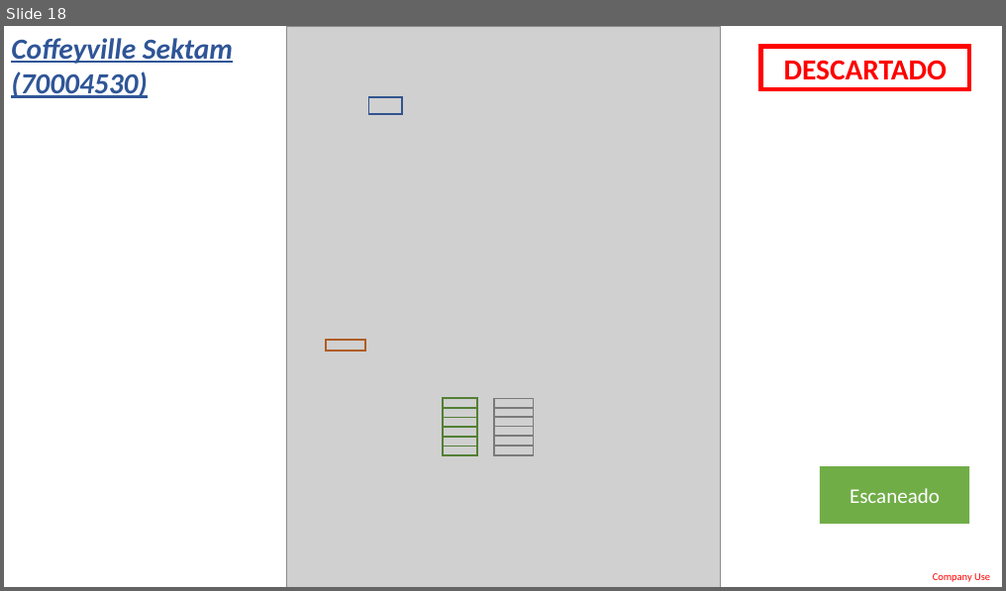
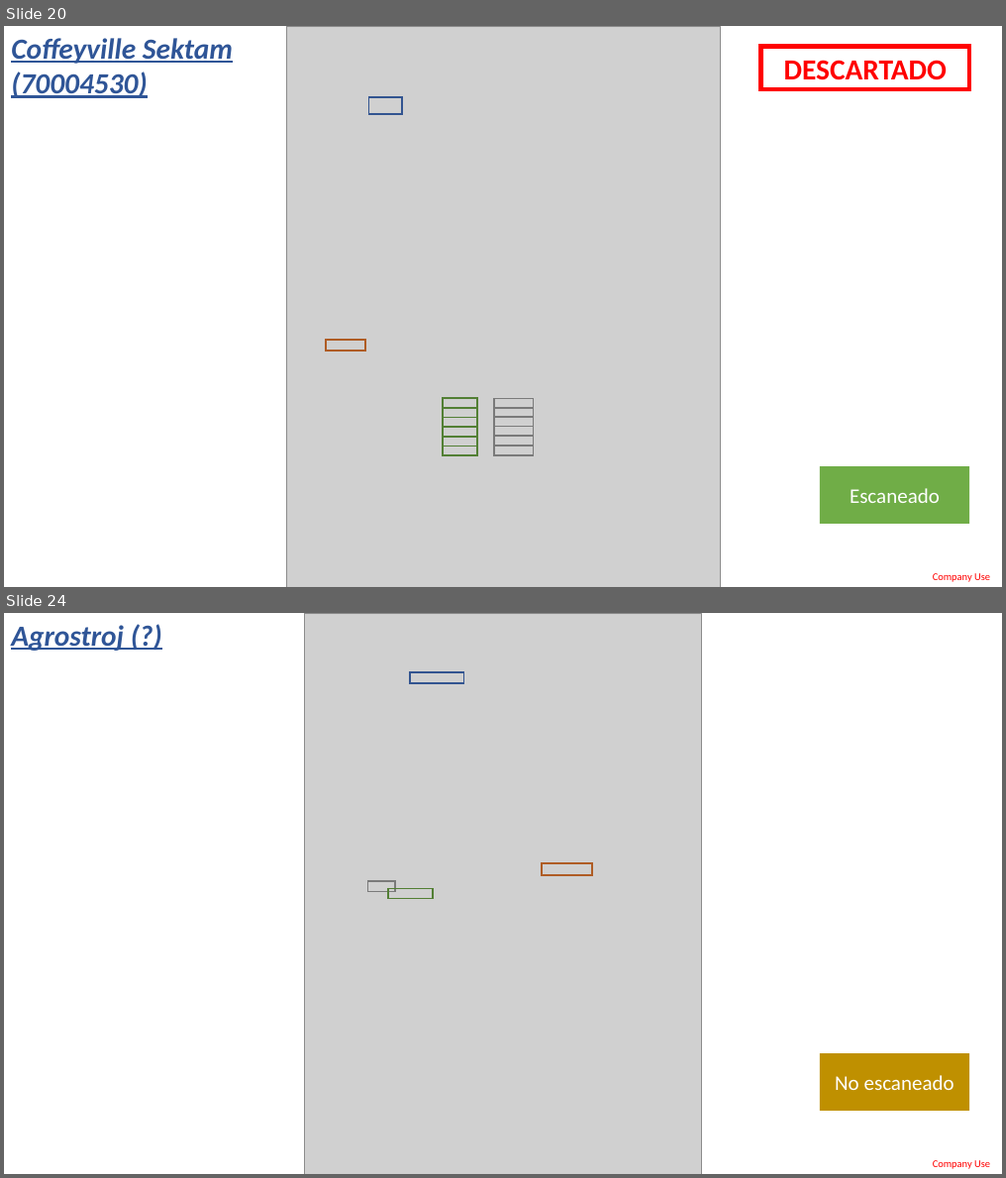
Before and after one commit to LobatoJaime/Bot-Creacion-de-Pedidos, a slide deck: AI_Engine/Info/ExtraccionDatos.pptx. Shown one above the other, each under a label of ours: slide 18 before the commit, slides 20 and 24 after it; the slides between them are not shown. The pictures are 1006x591 and 1006x1178 pixels, drawn with LibreOffice and Linux fonts; fonts in the diff are those of the drawing; grey boxes stand for pictures. Boxes give left, top, right and bottom in pixels: in the first picture for what was removed or moved away, otherwise in the second. Text is boxed around its words. In the diff, an @@ line names an element or a change of style, - is before the commit and + after.

Commit message:
Actualizado Powerpoint Extraccion datos con Soucy, Agrostroj y JD Israel

```diff
--- a/AI_Engine/Info/ExtraccionDatos.pptx
+++ b/AI_Engine/Info/ExtraccionDatos.pptx
@@ slide 24 added at (x1=4, y1=613, x2=1002, y2=1174), background #FFFFFF; not listed: 1 template element that a slide beside it also shows @@
@@ text added at (x1=11, y1=625, x2=124, y2=651), 28 pt, text #2F5597, bold, italic, underline @@
+Agrostroj (?)
@@ picture added at (x1=305, y1=613, x2=702, y2=1174) @@
@@ rectangle added at (x1=411, y1=672, x2=464, y2=683), outline #325491 1.5 pt @@
@@ rectangle added at (x1=543, y1=863, x2=592, y2=875), outline #AF5C24 1.5 pt @@
@@ rectangle added at (x1=368, y1=881, x2=395, y2=892), outline #7A7A7A 1.5 pt @@
@@ rectangle added at (x1=388, y1=888, x2=433, y2=899), outline #538035 1.5 pt @@
@@ rectangle added at (x1=820, y1=1054, x2=969, y2=1111), fill #BF9000, 20 pt, text #FFFFFF @@
+No escaneado
@@ what was slide 18 is now slide 20 @@
```
Also in this commit, not shown: 16 slides changed, 6 other slides added.
